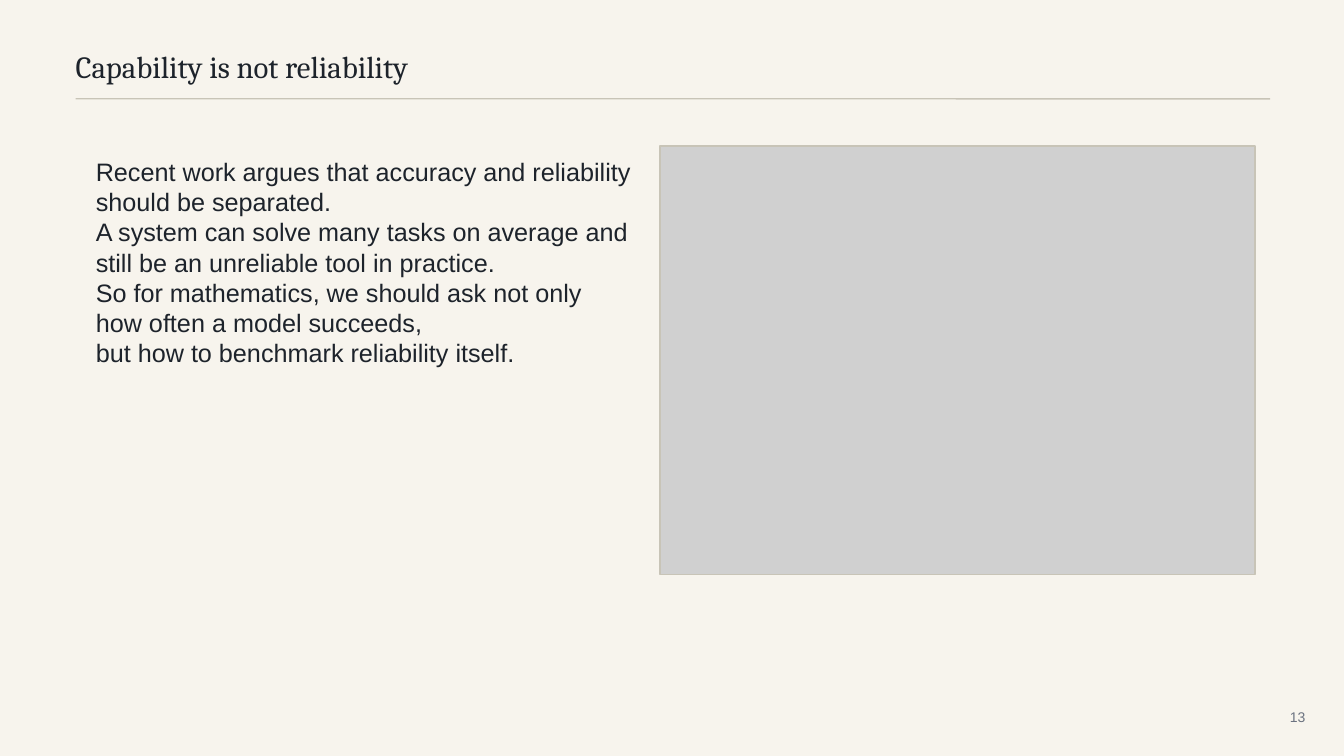
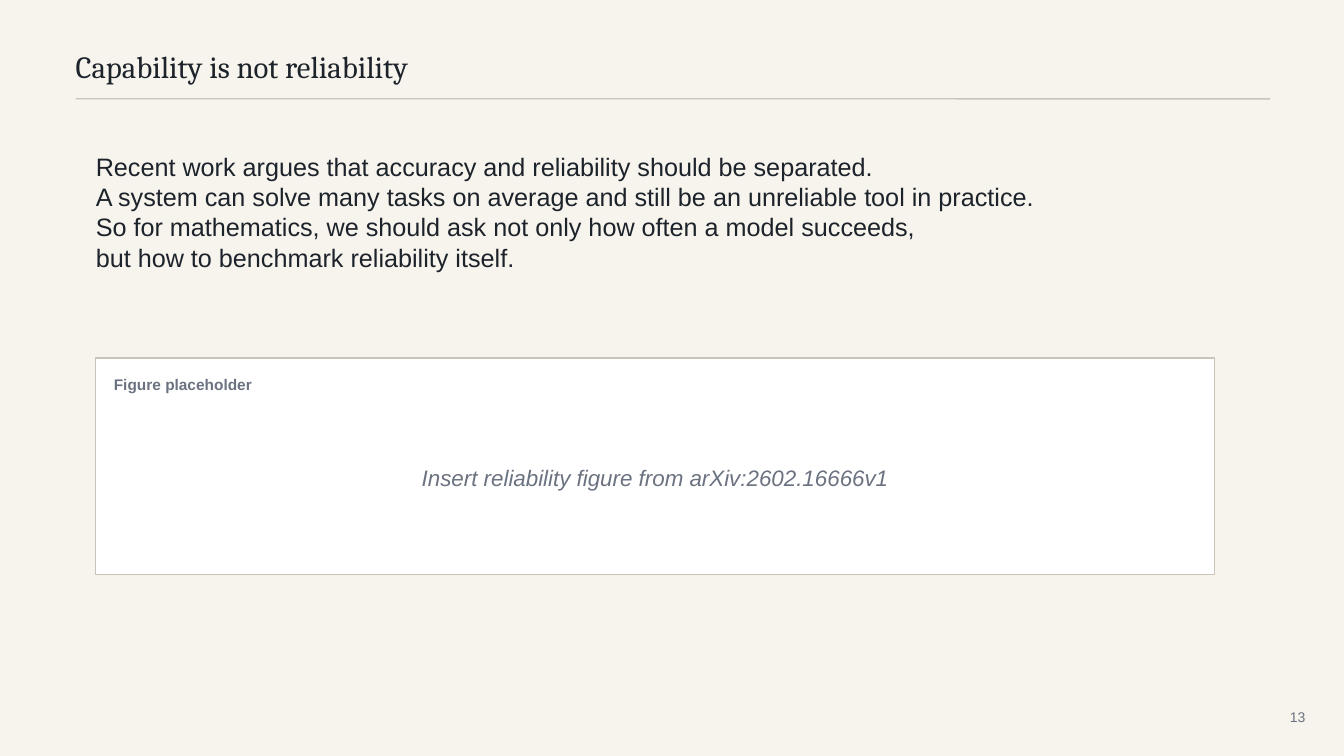
Before and after one commit to mattrobball/2026_03_09-colloquium, a slide deck: slide 13 of deck/should-you-trust-an-ai-mathematician.pptx. Drawn at 1344x756 pixels with LibreOffice and Linux fonts; fonts in the diff are those of the drawing; grey boxes stand for pictures. Boxes give left, top, right and bottom in pixels: in the first picture for what was removed or moved away, otherwise in the second. Text is boxed around its words. In the diff, an @@ line names an element or a change of style, - is before the commit and + after.

Commit message:
Simplify slide layouts and block figures

```diff
--- a/deck/should-you-trust-an-ai-mathematician.pptx
+++ b/deck/should-you-trust-an-ai-mathematician.pptx
@@ picture removed at box(660, 146, 1255, 575) @@
@@ rectangle removed at box(660, 146, 1255, 575) @@
@@ text "Recent work argues that accuracy ..." rewrapped from box(96, 162, 630, 368) to box(96, 157, 1033, 272) @@
@@ rectangle added at box(96, 358, 1215, 575), fill #FFFFFF, outline #C8C4B7 1 pt @@
@@ text added at box(114, 379, 252, 393), 11 pt, text #6B7280, bold @@
+Figure placeholder
@@ text added at box(422, 470, 889, 491), 16 pt, text #6B7280, italic @@
+Insert reliability figure from arXiv:2602.16666v1
```
Also in this commit, not shown: 13 other slides changed, 2 other files.
